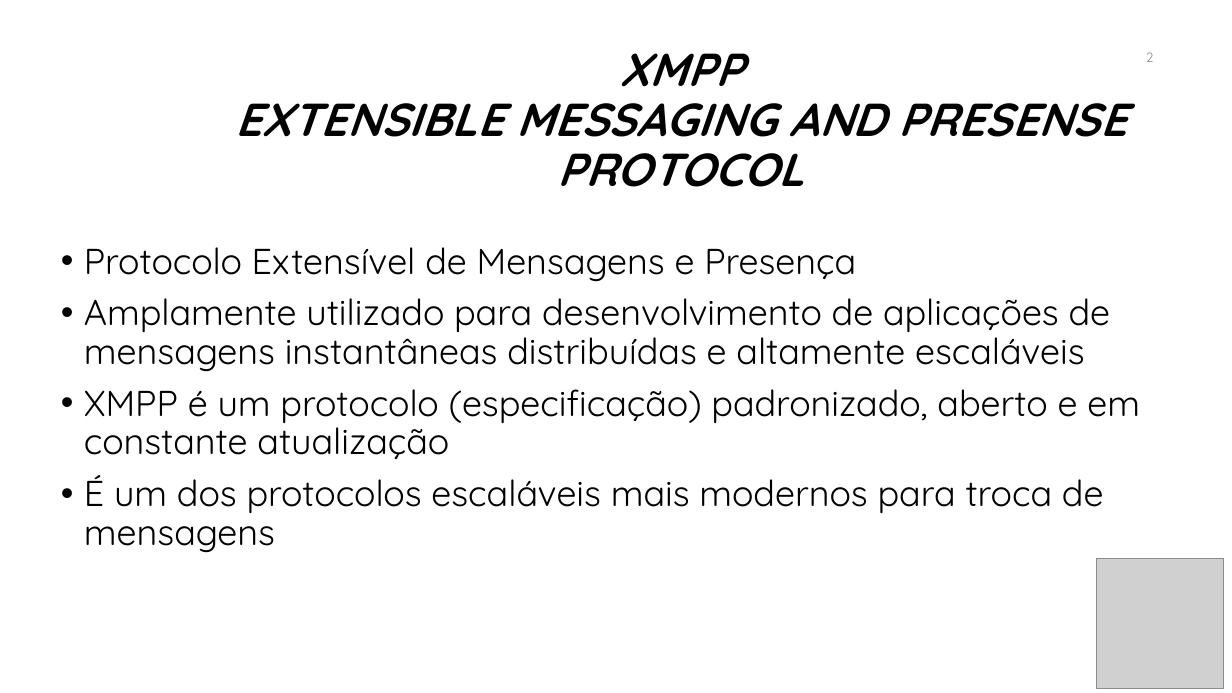
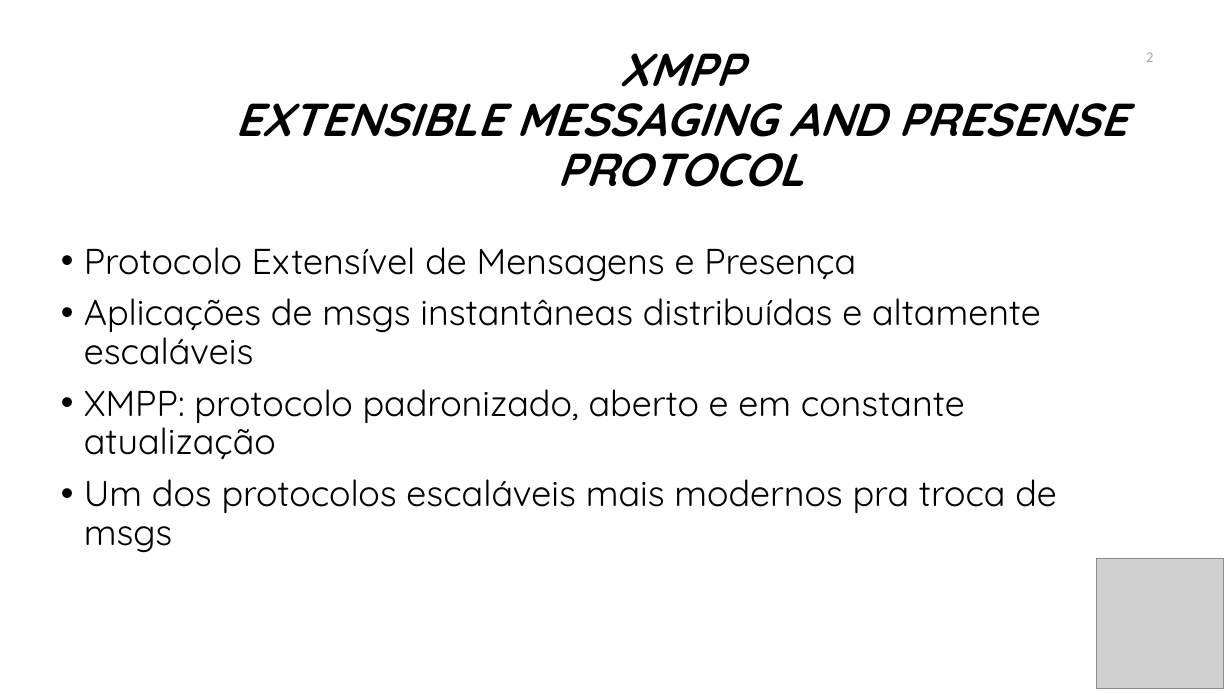
Before and after one commit to manoelcampos/sd-xmpp-chat-client, a slide deck: slide 2 of xmpp.pptx. Drawn at 1232x693 pixels with LibreOffice and Linux fonts; fonts in the diff are those of the drawing; grey boxes stand for pictures; background and template pictures are left out. Boxes give left, top, right and bottom in pixels: in the first picture for what was removed or moved away, otherwise in the second. Text is boxed around its words. In the diff, an @@ line names an element or a change of style, - is before the commit and + after.

Commit message:
Atualiza slides XMPP

```diff
--- a/xmpp.pptx
+++ b/xmpp.pptx
@@ text at <box>84,298,1057,553</box>: text changed @@
-• Amplamente utilizado para desenvolvimento de aplicações de mensagens instantâneas distribuídas e altamente escaláveis
-• XMPP é um protocolo (especificação) padronizado, aberto e em constante atualização
-• É um dos protocolos escaláveis mais modernos para troca de mensagens
+• Aplicações de msgs instantâneas distribuídas e altamente escaláveis
+• XMPP: protocolo padronizado, aberto e em constante atualização
+• Um dos protocolos escaláveis mais modernos pra troca de msgs
```
Also in this commit, not shown: 18 other slides changed, 1 slide added.
